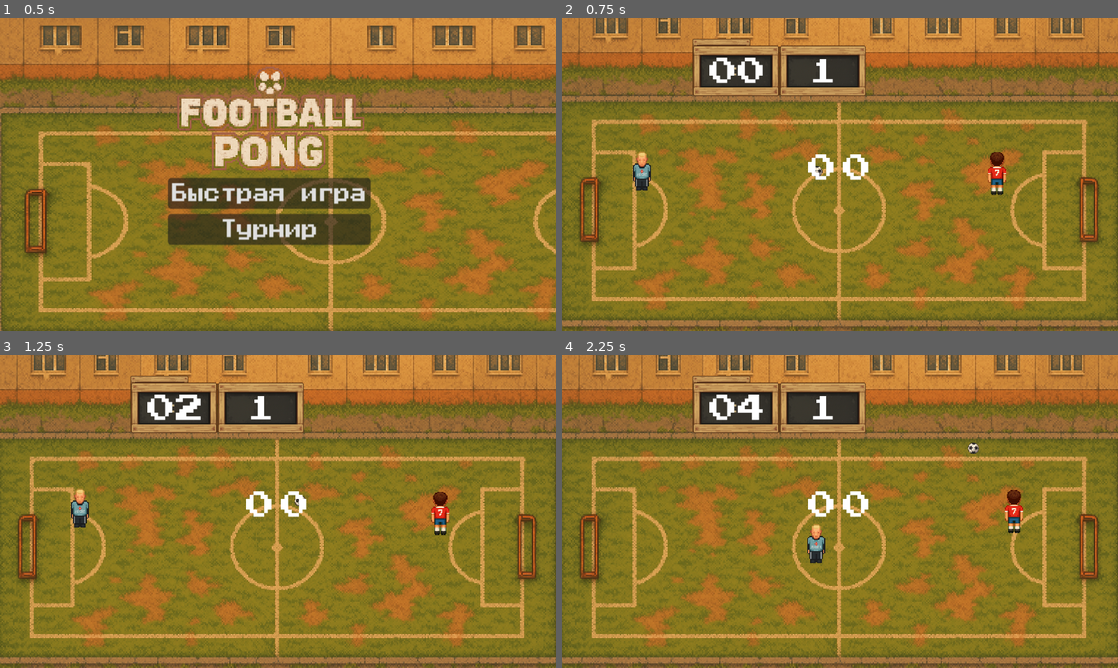
Above: before the commit, frames 1-4 (two rows, left to right).
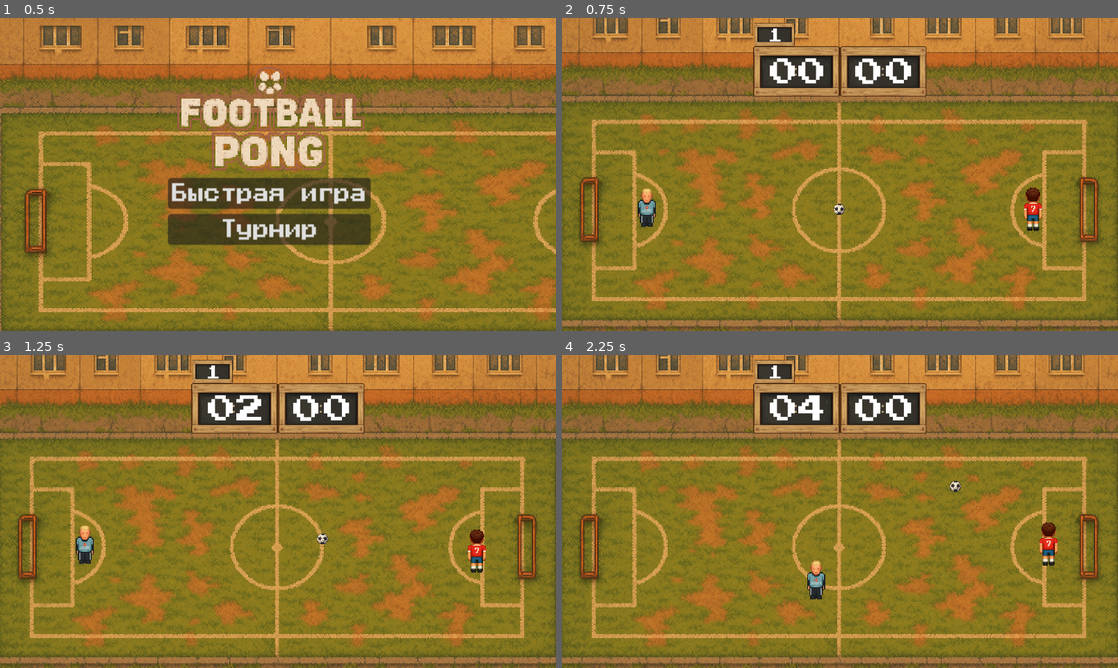
Above: after the commit, the same moments.

Repository: supervi5w4/footballpong
Game: Godot game, scene res://scenes/menu.tscn
Two runs of this game, one before a commit and one after it. Both use one fixed random seed, a clock stepped at 60 frames per second and the inputs below.
Inputs:
- Up to frame 1 (0.5 s): no input
- Up to frame 2 (0.75 s): click "Быстрая игра" at 0.5 s
- Up to frame 3 (1.25 s): no input
- Up to frame 4 (2.25 s): tap Enter (ui_accept) at 1.25, 1.52 s; hold Right (ui_right) 1.28-2.03 s; tap R at 1.35 s; hold Down (ui_down) from 2.03 s (still down); tap I at 2.1 s

Frame 1 is identical in both runs. In frame 2, 7.7% of the frame differs, in the area x 12-87%, y 1-68%; in frame 3, 7.7%; in frame 4, 7.8%, in the area x 23-90%, y 1-79%.

Commit message:
Add files via upload

Diff:
--- a/scenes/game.tscn
+++ b/scenes/game.tscn
@@ -54,43 +54,14 @@
 anchor_top = 0.0259259
 anchor_right = 0.34
 anchor_bottom = 0.215556
-offset_left = 312.0
-offset_top = 462.0
-offset_right = 507.2
-offset_bottom = 357.2
-grow_horizontal = 2
-grow_vertical = 2
-scale = Vector2(0.2, 0.2)
+offset_left = 214.001
+offset_top = -42.0
+offset_right = 1206.0
+offset_bottom = 944.074
+grow_horizontal = 2
+grow_vertical = 2
+scale = Vector2(0.12, 0.12)
 texture = ExtResource("9_vtaks")
-metadata/_edit_use_anchors_ = true
-
-[node name="ScoreLeft" type="Label" parent="UI"]
-anchors_preset = -1
-anchor_left = 0.442708
-anchor_top = 0.436574
-anchor_right = 0.494792
-anchor_bottom = 0.563426
-offset_left = 10.0
-offset_right = -10.0
-grow_horizontal = 2
-grow_vertical = 2
-theme_override_fonts/font = ExtResource("10_kvpfn")
-theme_override_font_sizes/font_size = 100
-text = "0"
-
-[node name="ScoreRight" type="Label" parent="UI"]
-anchors_preset = -1
-anchor_left = 0.505208
-anchor_top = 0.436574
-anchor_right = 0.557292
-anchor_bottom = 0.563426
-offset_left = 10.0001
-offset_right = -10.0
-grow_horizontal = 2
-grow_vertical = 2
-theme_override_fonts/font = ExtResource("10_kvpfn")
-theme_override_font_sizes/font_size = 100
-text = "0"
 metadata/_edit_use_anchors_ = true
 
 [node name="TimeScoreboard" parent="UI" instance=ExtResource("14_timer")]
@@ -99,22 +70,24 @@
 anchor_top = 0.5
 anchor_right = 0.5
 anchor_bottom = 0.5
-offset_left = -150.0
-offset_top = -100.0
-offset_right = 150.0
-offset_bottom = 100.0
+offset_left = 59.0
+offset_top = -98.0
+offset_right = 359.0
+offset_bottom = 102.0
 grow_horizontal = 2
 grow_vertical = 2
 controller_path = NodePath("../..")
 
 [node name="TextureRect" type="TextureRect" parent="UI"]
+visible = false
 anchors_preset = 2
 anchor_top = 1.0
 anchor_bottom = 1.0
-offset_left = -50.0
-offset_top = -50.0
-offset_right = 50.0
-grow_horizontal = 2
+offset_left = -229.0
+offset_top = -996.0
+offset_right = 1307.0
+offset_bottom = 28.0
+grow_vertical = 0
 scale = Vector2(0.1, 0.1)
 texture = ExtResource("13_kvuet")
 
@@ -130,6 +103,39 @@
 offset_right = 20.0
 offset_bottom = 11.5
 
+[node name="ScoreRight" type="Label" parent="UI"]
+anchors_preset = -1
+anchor_left = 0.505208
+anchor_top = 0.436574
+anchor_right = 0.557292
+anchor_bottom = 0.563426
+offset_left = 42.0006
+offset_top = -331.5
+offset_right = 41.9994
+offset_bottom = -331.5
+grow_horizontal = 2
+grow_vertical = 2
+theme_override_fonts/font = ExtResource("10_kvpfn")
+theme_override_font_sizes/font_size = 100
+text = "0"
+metadata/_edit_use_anchors_ = true
+
+[node name="ScoreLeft" type="Label" parent="UI"]
+anchors_preset = -1
+anchor_left = 0.442708
+anchor_top = 0.436574
+anchor_right = 0.494792
+anchor_bottom = 0.563426
+offset_left = 268.001
+offset_top = -332.5
+offset_right = 267.999
+offset_bottom = -332.5
+grow_horizontal = 2
+grow_vertical = 2
+theme_override_fonts/font = ExtResource("10_kvpfn")
+theme_override_font_sizes/font_size = 100
+text = "0"
+
 [node name="FieldController" type="Node" parent="."]
 script = ExtResource("1_field_controller")
 
@@ -139,13 +145,14 @@
 texture = ExtResource("1_uwrxv")
 
 [node name="Ball" parent="." instance=ExtResource("2_yqjtg")]
-position = Vector2(885, 528)
+position = Vector2(958, 663)
 rotation = -0.523598
 can_sleep = false
 
 [node name="Walls" type="Node2D" parent="."]
 
 [node name="WallTop" type="StaticBody2D" parent="Walls"]
+position = Vector2(2, 74)
 physics_material_override = ExtResource("3_iywne")
 
 [node name="CollisionShape2D" type="CollisionShape2D" parent="Walls/WallTop"]
@@ -153,6 +160,7 @@
 shape = SubResource("RectangleShape2D_yqjtg")
 
 [node name="WallBottom" type="StaticBody2D" parent="Walls"]
+position = Vector2(-5, 5)
 physics_material_override = ExtResource("3_iywne")
 
 [node name="CollisionShape2D" type="CollisionShape2D" parent="Walls/WallBottom"]
@@ -160,6 +168,7 @@
 shape = SubResource("RectangleShape2D_lnu2h")
 
 [node name="WallLeft" type="StaticBody2D" parent="Walls"]
+position = Vector2(-4, 1)
 physics_material_override = ExtResource("3_iywne")
 
 [node name="CollisionShape2D" type="CollisionShape2D" parent="Walls/WallLeft"]
@@ -167,6 +176,7 @@
 shape = SubResource("RectangleShape2D_lbhrr")
 
 [node name="WallRight" type="StaticBody2D" parent="Walls"]
+position = Vector2(0, 15)
 physics_material_override = ExtResource("3_iywne")
 
 [node name="CollisionShape2D" type="CollisionShape2D" parent="Walls/WallRight"]
@@ -174,6 +184,7 @@
 shape = SubResource("RectangleShape2D_iywne")
 
 [node name="WallRight2" type="StaticBody2D" parent="Walls"]
+position = Vector2(11, 7)
 physics_material_override = ExtResource("3_iywne")
 
 [node name="CollisionShape2D" type="CollisionShape2D" parent="Walls/WallRight2"]
@@ -181,6 +192,7 @@
 shape = SubResource("RectangleShape2D_p57ef")
 
 [node name="WallRight3" type="StaticBody2D" parent="Walls"]
+position = Vector2(13, -2)
 physics_material_override = ExtResource("3_iywne")
 
 [node name="CollisionShape2D" type="CollisionShape2D" parent="Walls/WallRight3"]
@@ -188,6 +200,7 @@
 shape = SubResource("RectangleShape2D_u5sy4")
 
 [node name="WallLeft2" type="StaticBody2D" parent="Walls"]
+position = Vector2(-1, 2)
 physics_material_override = ExtResource("3_iywne")
 
 [node name="CollisionShape2D" type="CollisionShape2D" parent="Walls/WallLeft2"]
@@ -195,6 +208,7 @@
 shape = SubResource("RectangleShape2D_gee14")
 
 [node name="WallLeft3" type="StaticBody2D" parent="Walls"]
+position = Vector2(-4, 5)
 physics_material_override = ExtResource("3_iywne")
 
 [node name="CollisionShape2D" type="CollisionShape2D" parent="Walls/WallLeft3"]
@@ -202,10 +216,10 @@
 shape = SubResource("RectangleShape2D_0tnpc")
 
 [node name="PlayerPaddle" parent="." instance=ExtResource("4_lbhrr")]
-position = Vector2(276, 531)
+position = Vector2(293, 656)
 
 [node name="AiPaddle" parent="." instance=ExtResource("5_iywne")]
-position = Vector2(1486, 529)
+position = Vector2(1612, 650)
 skill = 0.0
 behaviour_style = "defensive"
 ball_path = NodePath("../Ball")
@@ -232,7 +246,7 @@
 stream = ExtResource("6_p57ef")
 
 [node name="SpawnPoint" type="Marker2D" parent="."]
-position = Vector2(880, 529)
+position = Vector2(957, 660)
 gizmo_extents = 19.0
 
 [node name="Camera2D" type="Camera2D" parent="."]
--- a/scenes/time_scoreboard.tscn
+++ b/scenes/time_scoreboard.tscn
@@ -61,14 +61,14 @@
 anchor_top = 0.5
 anchor_right = 0.5
 anchor_bottom = 0.5
-offset_left = -104.0
-offset_top = -397.0
-offset_right = -14.0
-offset_bottom = -307.0
+offset_left = -478.0
+offset_top = -525.0
+offset_right = -388.0
+offset_bottom = -435.0
 grow_horizontal = 2
 grow_vertical = 2
 theme_override_fonts/font = ExtResource("3_font")
-theme_override_font_sizes/font_size = 90
+theme_override_font_sizes/font_size = 50
 text = "1"
 horizontal_alignment = 1
 vertical_alignment = 1
